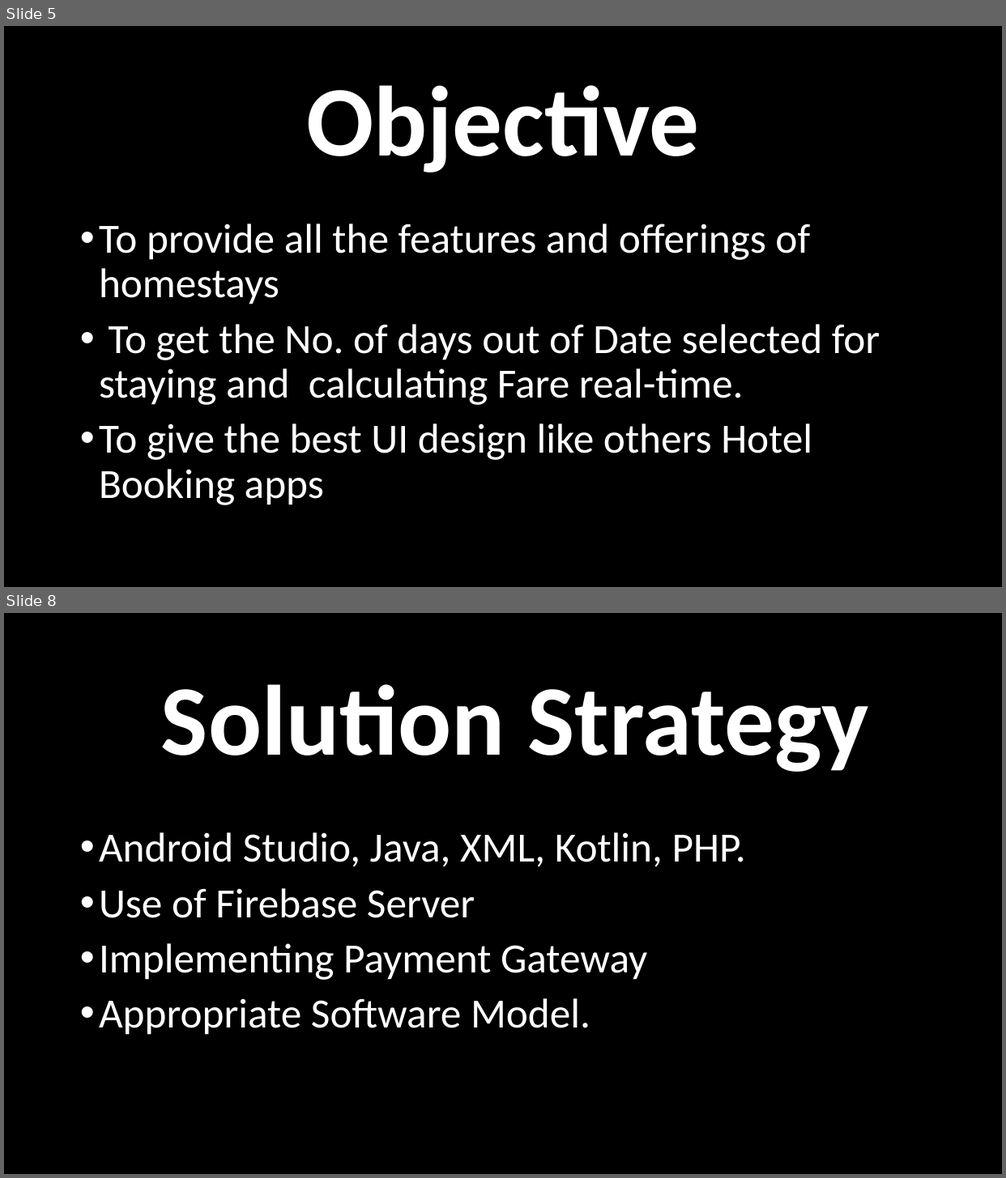
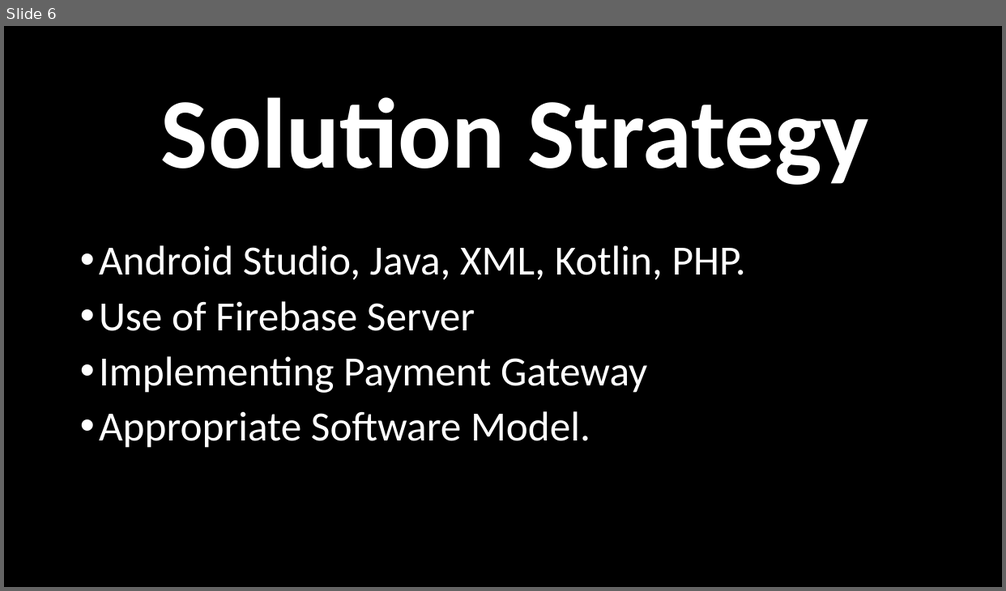
Before and after one commit to pritz10/Dissertation-Mini-Project-2018-, a slide deck: Home Stays.pptx. Shown one above the other, each under a label of ours: slides 5 and 8 before the commit, slide 6 after it; the slides between them are not shown. The pictures are 1006x1178 and 1006x591 pixels, drawn with LibreOffice and Linux fonts; fonts in the diff are those of the drawing. Boxes give left, top, right and bottom in pixels: in the first picture for what was removed or moved away, otherwise in the second. Text is boxed around its words. In the diff, an @@ line names an element or a change of style, - is before the commit and + after.

```diff
--- a/Home Stays.pptx
+++ b/Home Stays.pptx
@@ slide 5 removed at [4, 26, 1002, 587], background #000000 @@
@@ text removed at [306, 85, 699, 173] @@
-Objective
@@ text removed at [99, 224, 880, 506] @@
-• To provide all the features and offerings of homestays
-• To get the No. of days out of Date selected for staying and calculating Fare real-time.
-• To give the best UI design like others Hotel Booking apps
@@ what was slide 8 is now slide 6 @@
```
Also in this commit, not shown: 8 slides changed, 9 slides added, 1 other slide removed, 4 other files.
